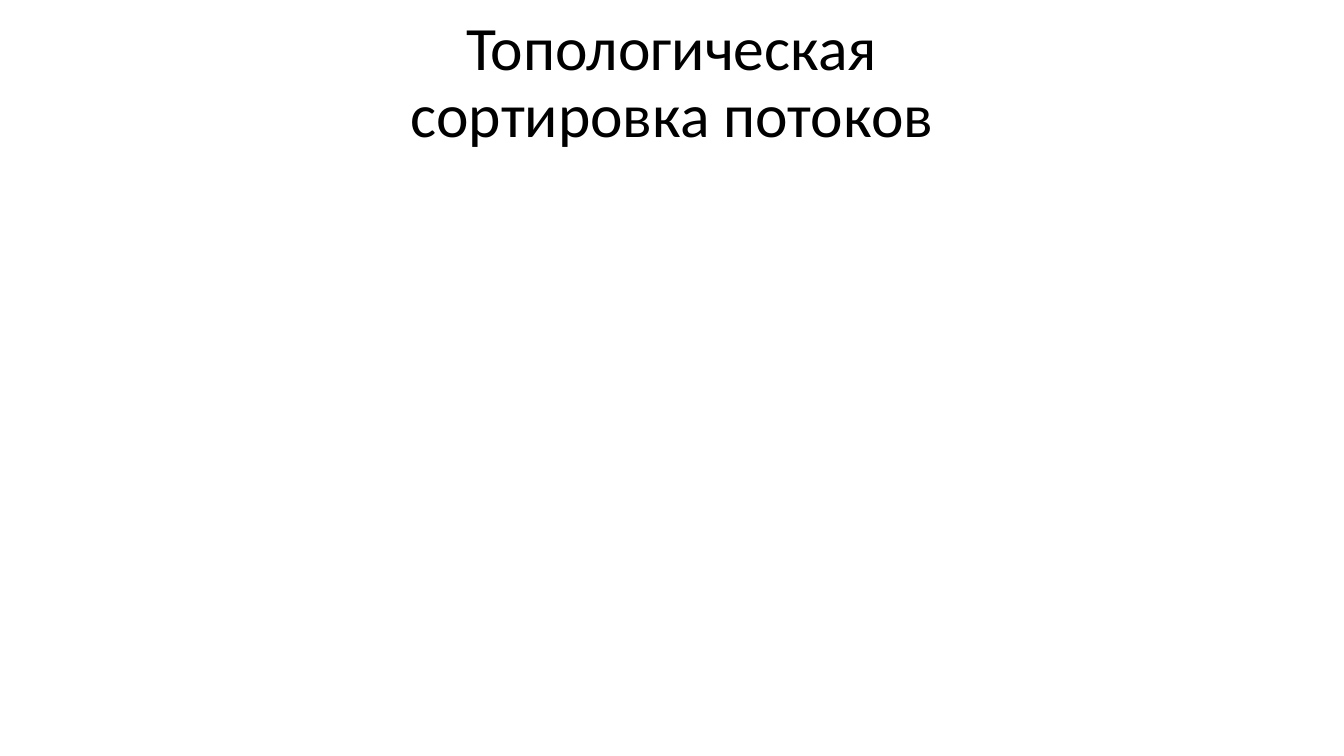
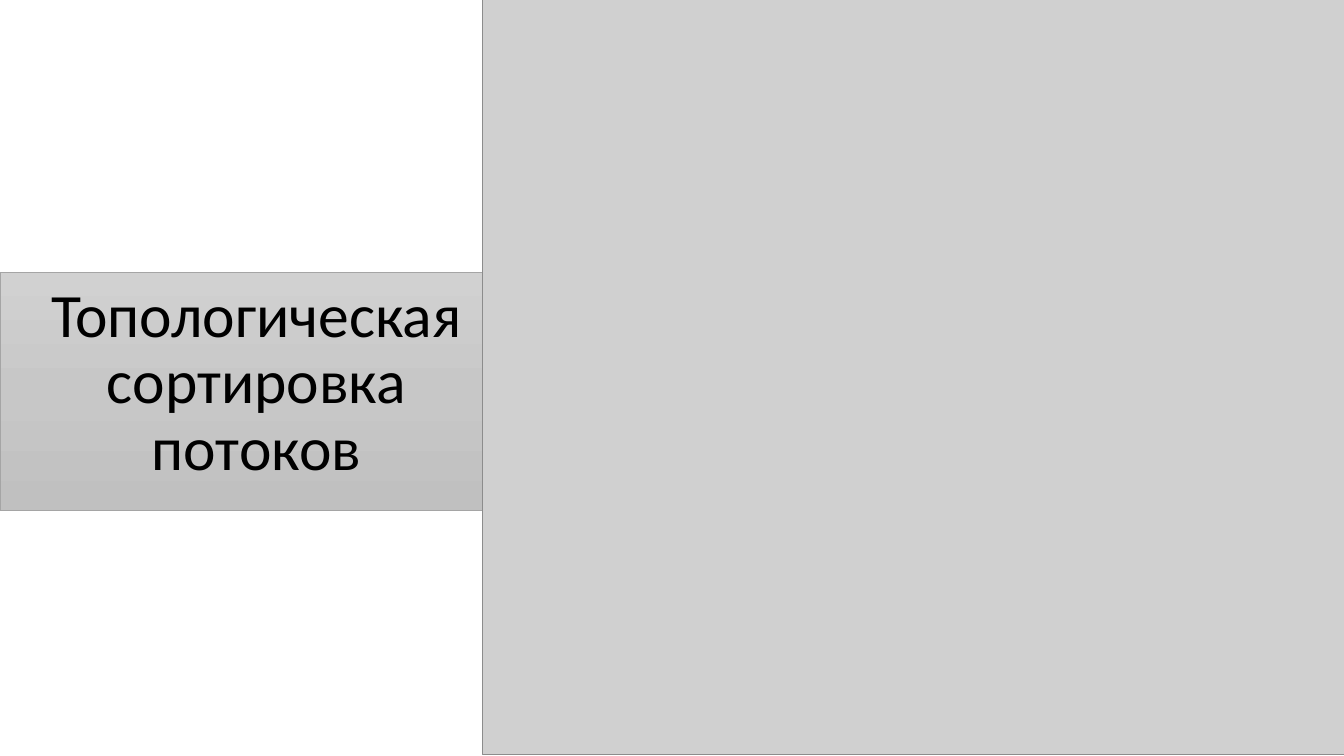
Before and after one commit to GooDgRaF/Bachelor_diplom, a slide deck: slide 15 of Диплом/Презентация ВКР.pptx (slide 14 before the commit). Drawn at 1344x756 pixels with LibreOffice and Linux fonts; fonts in the diff are those of the drawing; grey boxes stand for pictures; background and template pictures are left out. Boxes give left, top, right and bottom in pixels: in the first picture for what was removed or moved away, otherwise in the second. Text is boxed around its words. In the diff, an @@ line names an element or a change of style, - is before the commit and + after.

```diff
--- a/Диплом/Презентация ВКР.pptx
+++ b/Диплом/Презентация ВКР.pptx
@@ picture added at bbox=[482, 0, 1344, 754] @@
@@ rectangle added at bbox=[0, 272, 513, 511], fill gradient #D2D2D2 to #C8C8C8 to #C0C0C0, outline #A5A5A5 0.5 pt @@
@@ text at bbox=[51, 297, 462, 471]: text changed @@
-Топологическая сортировка потоков
+Топологическая сортировка
+потоков
```
Also in this commit, not shown: 2 other slides changed, 3 slides added, 6 other files.
